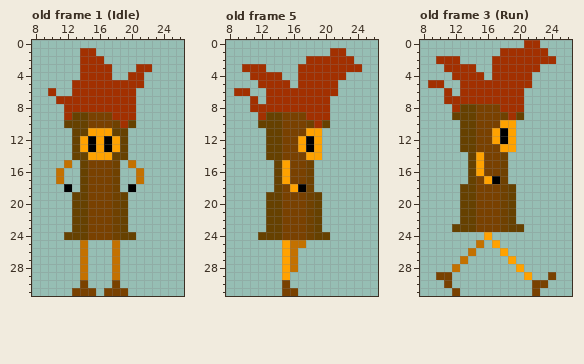
A pixel-art file gets an edit: do_not_set_roots/Assets/Sprites/pakiahua.aseprite. This is how it looked before the edit.
32x32 pixels, 5 frames. Colours within 5 levels of each other are drawn and written as one. Shown: old frame 1 (Idle): x 8..26, y 0..31; old frame 5: x 8..26, y 0..31; old frame 3 (Run): x 8..26, y 0..31. The commit also changed other frames, which this record leaves out.
Now the later version:
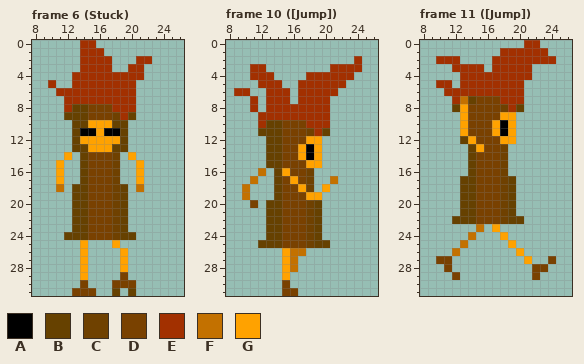
Palette (. is transparent): A #000000  B #664100  C #6f4100  D #794100  E #a23000  F #c37100  G #ffa200
A new or re-ordered frame is compared with the old frame closest to it.
Changes in this commit:
frames 5 -> 11
Frame 6 (Stuck) is new; against old frame 1 (Idle):
y 0: x 14..15 .. -> EE
y 1: x 16 . -> E
y 2: x 17 . -> E; x 21..22 .. -> EE
y 3: x 20 . -> E; x 22 E -> .
y 4: x 13 . -> E; x 18..19 .. -> EE
y 5: x 10 . -> E; x 21 E -> .
y 6: x 10..12 E.. -> .EE
y 7: x 11 E -> .
y 8: x 13..17 EEEEE -> BBDDD
y 9: x 12 E -> B; x 18 E -> C; x 20 E -> B
y 10: x 12 B -> .; x 15..20 DDDCEB -> GGGBB.
y 11: x 14..15 BG -> AA; x 17..18 GB -> AA
y 12: x 15 A -> G; x 17 A -> G
y 13: x 14..15 GA -> BG; x 17..18 AG -> GB
y 14: x 12..13 .B -> G.; x 15..20 GGGBB. -> DDDC.G
y 15: x 11..12 .F -> G.; x 20..21 F. -> .G
y 16..17: x 11 F -> G; x 21 F -> G
y 18: x 11..13 .A. -> F.B; x 19..21 .A. -> B.F
y 25: x 14 F -> G; x 18 F -> G
y 26..28: x 14 F -> G; x 18..19 F. -> .G
y 29: x 14 F -> G; x 18..19 F. -> .D
y 30: x 19..20 .. -> DD
y 31: x 17..20 DDD. -> .B.B
Frame 10 ([Jump]) is new; against old frame 5:
y 1: x 21..22 EE -> ..
y 2: x 18..24 EEEEEE. -> ......E
y 3: x 10 E -> .; x 17..20 EEEE -> ....
y 4: x 14 E -> .; x 17 E -> .; x 23 . -> E
y 5: x 15 E -> .; x 22 . -> E
y 6..7: x 16 E -> .
y 8: x 12 E -> .
y 9: x 13..17 BBDDD -> EEEEE
y 10: x 12 B -> E; x 18 C -> E; x 20 B -> E
y 11: x 12 . -> B; x 18..20 GG. -> CEB
y 12: x 17..18 GA -> DG
y 14: x 17..18 DG -> GA
y 15: x 13 . -> B; x 15 G -> D; x 18..19 C. -> GG
y 16: x 12 . -> F
y 17: x 11 . -> F; x 15..16 GD -> DG; x 21 . -> F
y 18: x 10 . -> F; x 16..17 GA -> DG; x 20 . -> G
y 19: x 10 . -> F; x 13 B -> .; x 18..19 CB -> GG
y 20: x 11 . -> D
y 24: x 12 B -> .; x 20 B -> .
y 25: x 12..20 ...GFF... -> BBBDDDCBB
y 26: x 17 . -> F
Frame 11 ([Jump]) is new; against old frame 3 (Run):
y 3: x 11 E -> .; x 15 . -> E; x 22 E -> .
y 4: x 12 E -> .; x 16 . -> E
y 5: x 9 E -> .; x 11 . -> E; x 21 E -> .
y 6: x 12 . -> E
y 7: x 11 E -> .; x 13..17 EEEEE -> FBDDD
y 8: x 12..14 EBB -> BGD; x 18 E -> C; x 20 E -> B
y 9: x 12..14 BBB -> .GD; x 18..20 CEB -> GG.
y 10: x 13..14 BB -> GD; x 17..18 DG -> GA
y 11: x 13..14 BB -> GD
y 12: x 14 B -> G; x 17..18 GA -> DG
y 13: x 13 B -> .; x 15 D -> G; x 18..19 GG -> C.
y 14..16: x 15 G -> D
y 17: x 13 . -> B; x 16..17 GA -> DD; x 19 . -> B
y 22: x 12 . -> B; x 20 . -> B
y 23: x 12..20 BBBDDDCBB -> ...F.G...
y 24: x 14 . -> F; x 16 G -> .; x 18 . -> G
y 25: x 13 . -> F; x 15 F -> .; x 17 G -> .; x 19 . -> G
y 26: x 12 . -> F; x 14 F -> .; x 18 G -> .; x 20 . -> G
y 27: x 10..11 .. -> DD; x 13 F -> .; x 19 G -> .; x 21 . -> G; x 24 . -> D
y 28: x 11..12 .F -> D.; x 20 G -> .; x 22..23 .. -> DD
y 29: x 10..12 DD. -> ..D; x 21..22 G. -> .D; x 24 D -> .
y 30: x 11 D -> .; x 22..23 DD -> ..
y 31: x 12 D -> .; x 22 D -> .
